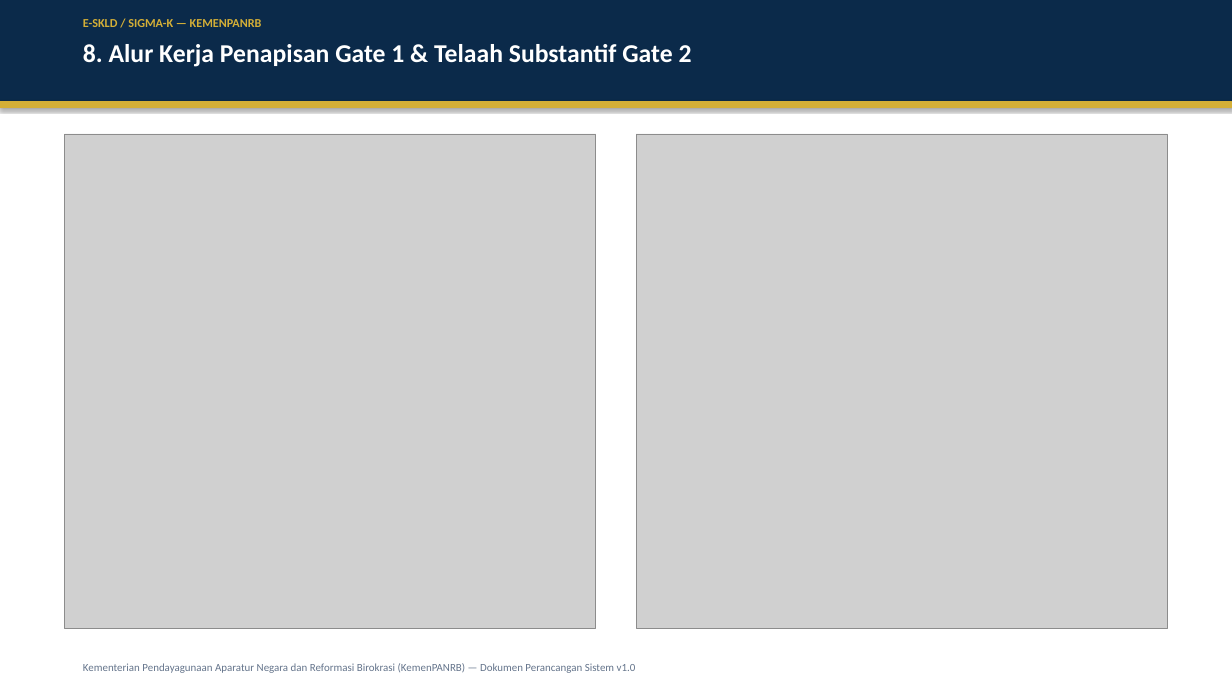
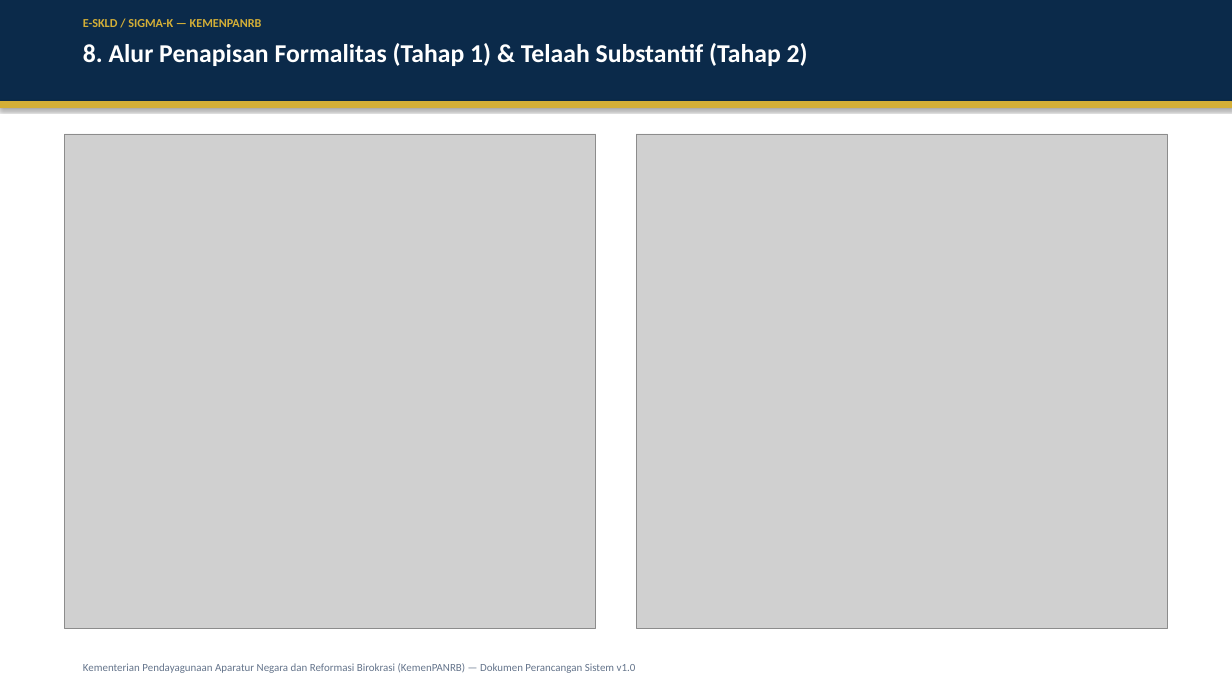
Before and after one commit to B3rlinSugi/Sigma-K, a slide deck: slide 9 of docs/PRESENTASI_PERANCANGAN_SIGMA-K_v1.0.pptx. Drawn at 1232x693 pixels with LibreOffice and Linux fonts; fonts in the diff are those of the drawing; grey boxes stand for pictures. Boxes give left, top, right and bottom in pixels: in the first picture for what was removed or moved away, otherwise in the second. Text is boxed around its words. In the diff, an @@ line names an element or a change of style, - is before the commit and + after.

```diff
--- a/docs/PRESENTASI_PERANCANGAN_SIGMA-K_v1.0.pptx
+++ b/docs/PRESENTASI_PERANCANGAN_SIGMA-K_v1.0.pptx
@@ text at [83,43,808,66]: text changed @@
-8. Alur Kerja Penapisan Gate 1 & Telaah Substantif Gate 2
+8. Alur Penapisan Formalitas (Tahap 1) & Telaah Substantif (Tahap 2)
```
Also in this commit, not shown: 13 other slides changed, 24 other files.
